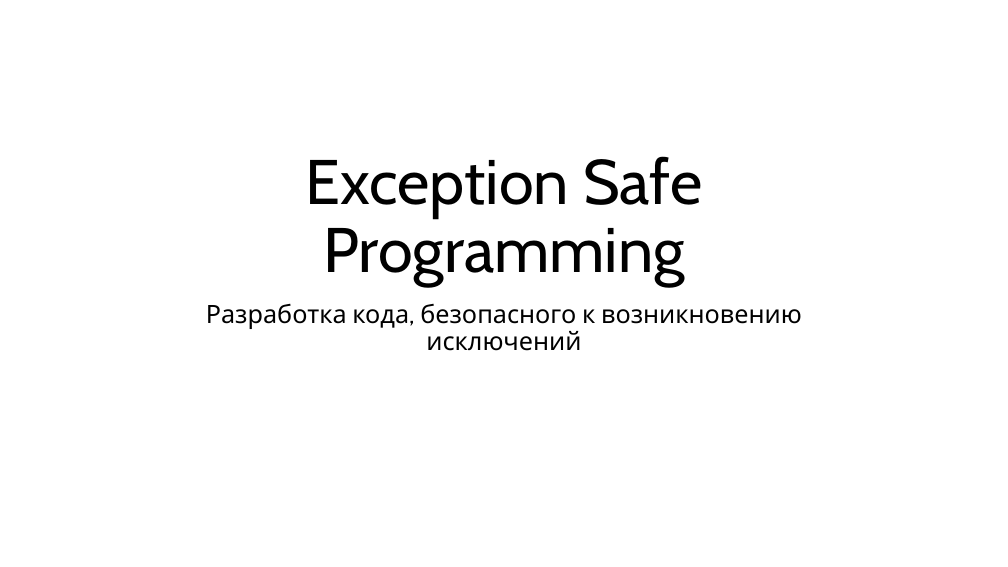
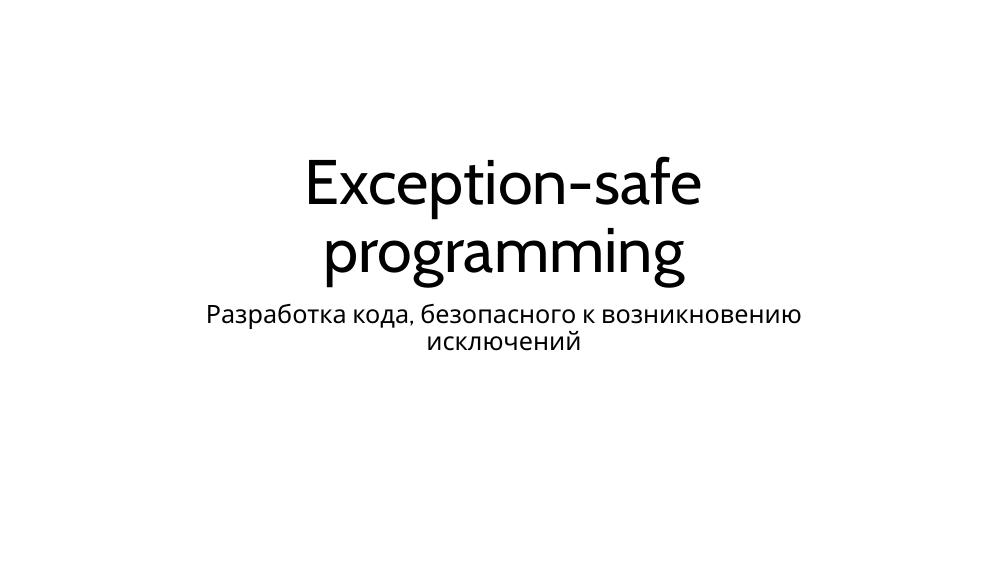
Before and after one commit to alexey-malov/oop, a slide deck: slide 40 of lectures/05/Обработка ошибок и исключительных ситуаций.pptx. Drawn at 1008x567 pixels with LibreOffice and Linux fonts; fonts in the diff are those of the drawing. Boxes give left, top, right and bottom in pixels: in the first picture for what was removed or moved away, otherwise in the second. Text is boxed around its words. In the diff, an @@ line names an element or a change of style, - is before the commit and + after.

```diff
--- a/lectures/05/Обработка ошибок и исключительных ситуаций.pptx
+++ b/lectures/05/Обработка ошибок и исключительных ситуаций.pptx
@@ title at (305, 156, 703, 287): text changed @@
-Exception Safe Programming
+Exception-safe programming
```
Also in this commit, not shown: 27 other slides changed.
